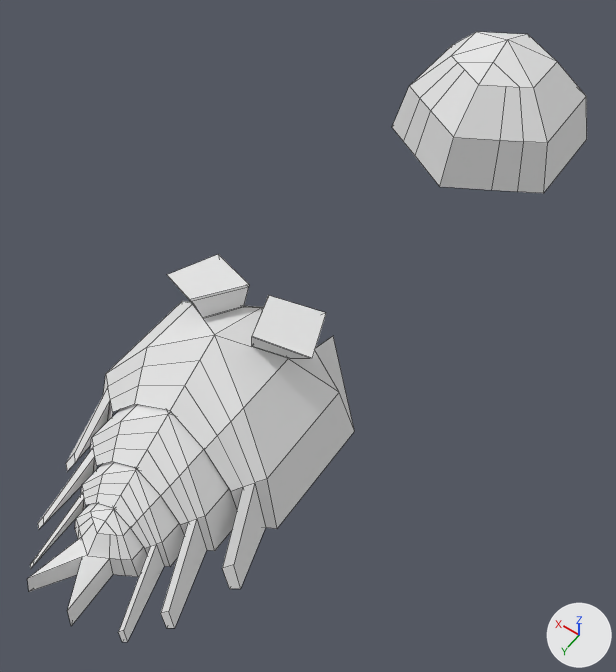
A saved change to the OBJ model Unity_Project/Assets/Models/Enemies/model_Louse.obj.
One viewpoint serves both versions: a 50 mm lens placed at (-1.62, 1.59, 4.21), pointed at (-0.03, -0.64, 0.71). The lights are fixed; the arrows at lower right show +X, +Y and +Z. Mesh edges are drawn as thin lines. Where no turn or scale is listed for an object, it has been applied to the vertices.

Names of what the first picture shows: 'model_Louse'.
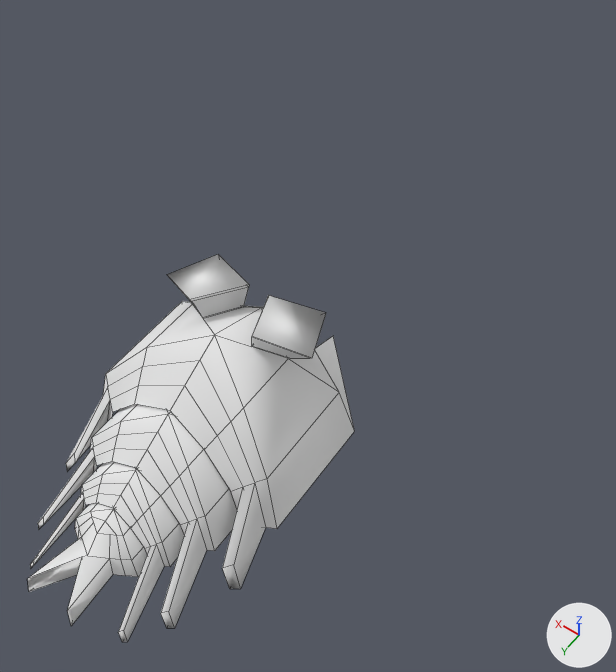
Location of each change, [x1, y1, x2, y2] in pixels of the pictures (616 x 672 px):
'model_Louse', reshaped (42% narrower, 36% shorter)
    before: [27, 32, 587, 642]
    after: [27, 254, 354, 642]
part 1 of me_model_louse, deleted
    before: [392, 32, 587, 193]

What the commit changed:
me_model_louse is used by ob_model_louse.
me_model_louse had 242 vertices, 208 faces and spanned x -0.54..0.54, y -3.3..1.16, z 0.56..1.43.
me_model_louse now has 210 vertices, 180 faces and spans x -0.54..0.54, y -0.76..1.16, z 0.56..1.43.
me_model_louse part 1: the loose piece of 32 vertices spanning x -0.54..0.54, y -3.3..-2.05, z 0.69..1.36 is deleted.
me_model_louse part 2: the surface is now shaded smooth.
